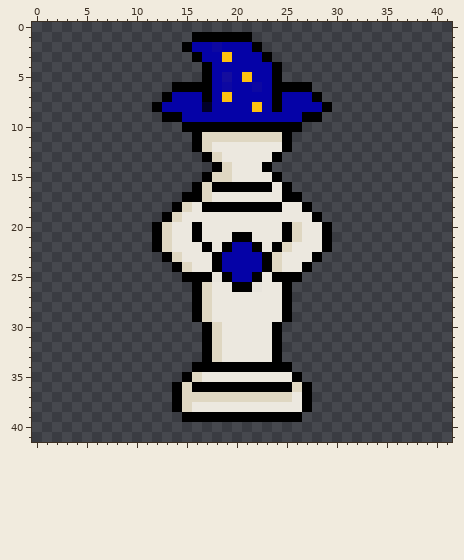
Pixel-art sprite -- Code/assets/sprites/Pieces/Pieces Modified/White_Mage2.png. Above, as it was before the edit.
The file is 42x42 pixels. Colours within 5 levels of each other are drawn and written as one.
And afterwards:
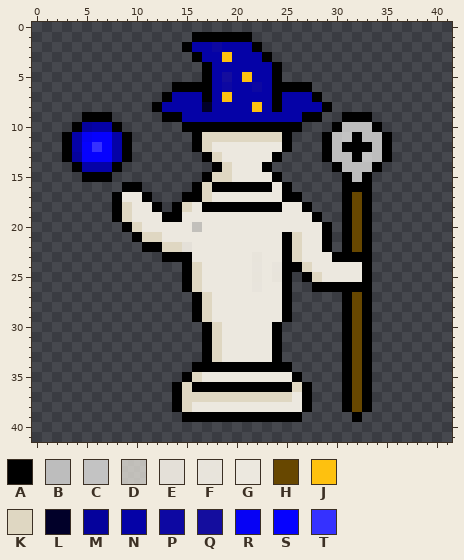
Palette (. is transparent): A #000000  B #bdbdbd  C #c3c3c3  D #ece8dfbf  E #ece8dff3  F #ece8dff9  G #ece8df  H #674700  J #fec10f  K #dfd7c2  L #010029  M #05029c  N #0502a7  P #0d08a2  Q #140d9e  R #0602f5  S #0602fe  T #3531ff
Changes in this commit:
y 9: x 5..7 ... -> AAA; x 31..33 ... -> AAA
y 10: x 4..8 ..... -> AMNNA; x 30..34 ..... -> ABBBA
y 11: x 3..9 ....... -> ANRSSNA; x 29..35 ....... -> ABCABBA
y 12: x 3..9 ....... -> ANSTSNA; x 29..35 ....... -> ABAAABA
y 13: x 3..9 ....... -> AMSSSNA; x 29..35 ....... -> ABBACBA
y 14: x 4..8 ..... -> ANNNA; x 30..34 ..... -> ABBBA
y 15: x 5..7 ... -> AAA; x 31..33 ... -> ABA
y 16: x 9..10 .. -> AA; x 31..33 ... -> AAA
y 17: x 8..11 .... -> AGGA; x 31..33 ... -> AHA
y 18: x 8..12 ..... -> AKGGA; x 31..33 ... -> AHA
y 19: x 8..12 ..... -> AKGGG; x 14 K -> A; x 31..33 ... -> AHA
y 20: x 9..13 ...AK -> AKGGG; x 16 A -> D; x 25..26 AK -> GG; x 31..33 ... -> AHA
y 21: x 10..13 ..AK -> AKKG; x 16 A -> G; x 20..21 AA -> GG; x 31..33 ... -> AHA
y 22: x 11 . -> A; x 14..15 GG -> KE; x 17 A -> G; x 19..22 ANNA -> GGGG; x 24..26 AKG -> GAK; x 31..33 ... -> AHA
y 23: x 14..15 KG -> AA; x 18..26 ANNNNAKGG -> GGGGFGGAK; x 28..33 A..... -> GGAAAA
y 24: x 14..16 AKG -> .AK; x 18..33 ANNNNAKGGA...... -> GGGGFGFAAKGGGGGA
y 25: x 16..22 AAFANNA -> KGGGGGF; x 24 A -> F; x 26..33 A....... -> .AKGGGGA
y 26: x 15..17 .AK -> AKG; x 20..21 AA -> GG; x 28..33 ...... -> AAAAAA
y 27..38: x 31..33 ... -> AHA
y 39: x 32 . -> A
